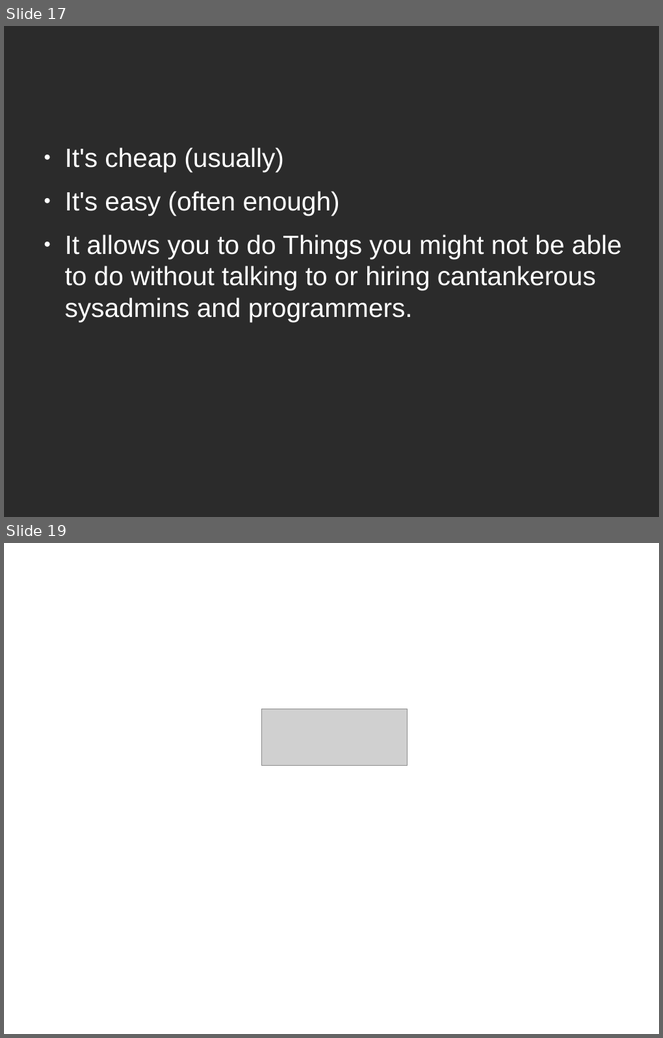
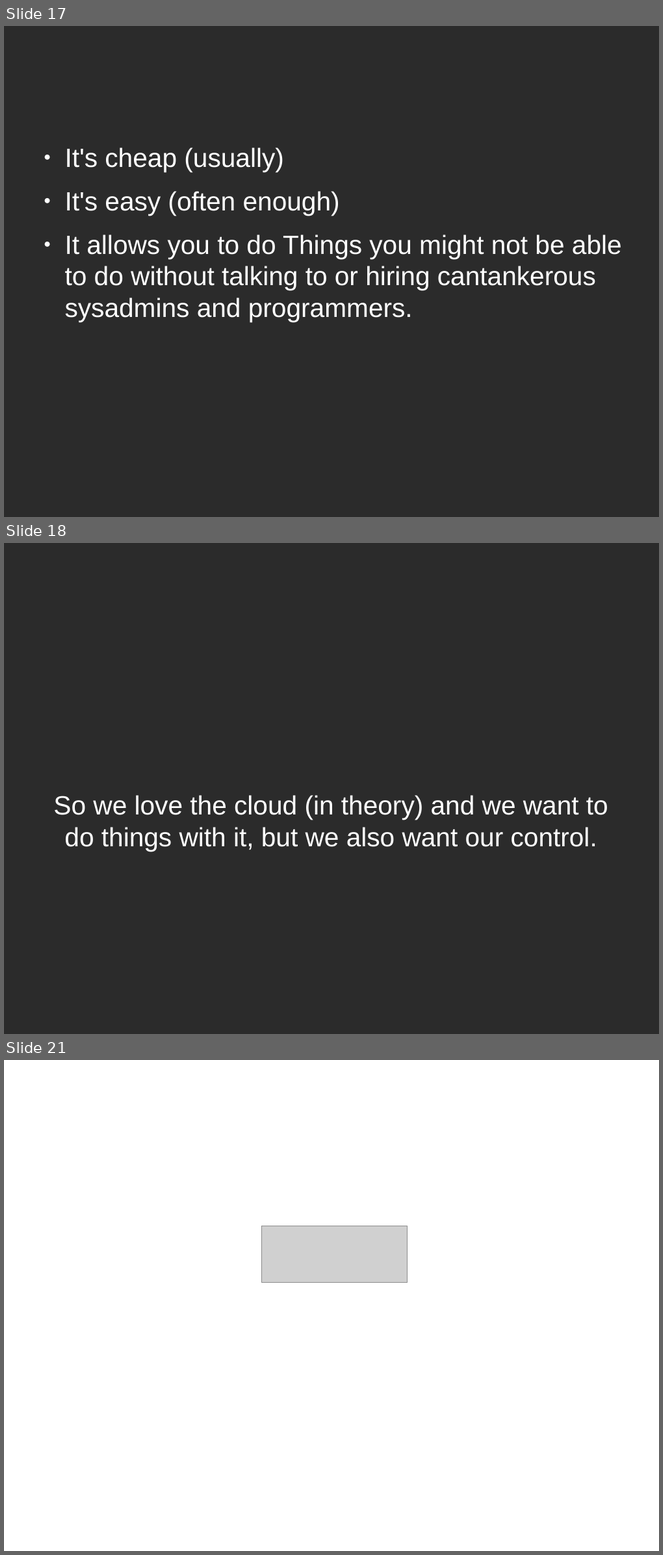
Before and after one commit to ruebot/SuperConference-2011---Cloud-computing, a slide deck: sc-2011-local-clouds.odp. Shown one above the other, each under a label of ours: slides 17 and 19 before the commit, slides 17, 18 and 21 after it; the slides between them are not shown. The pictures are 663x1038 and 663x1555 pixels, drawn with LibreOffice and Linux fonts; fonts in the diff are those of the drawing; grey boxes stand for pictures; background and template pictures are left out; a plain dark background stands for a picture behind light text. Boxes give left, top, right and bottom in pixels: in the first picture for what was removed or moved away, otherwise in the second. Text is boxed around its words. In the diff, an @@ line names an element or a change of style, - is before the commit and + after.

Commit message:
More description of our local cloud.

```diff
--- a/sc-2011-local-clouds.odp
+++ b/sc-2011-local-clouds.odp
@@ slide 18 added at (x1=4, y1=543, x2=659, y2=1034), background picture (left out) @@
@@ subtitle added at (x1=53, y1=795, x2=608, y2=851), 32 pt, text #FFFFFF @@
+So we love the cloud (in theory) and we want to do things with it, but we also want our control.
@@ what was slide 19 is now slide 21 @@
```
Also in this commit, not shown: 1 slide changed, 1 other slide added.
